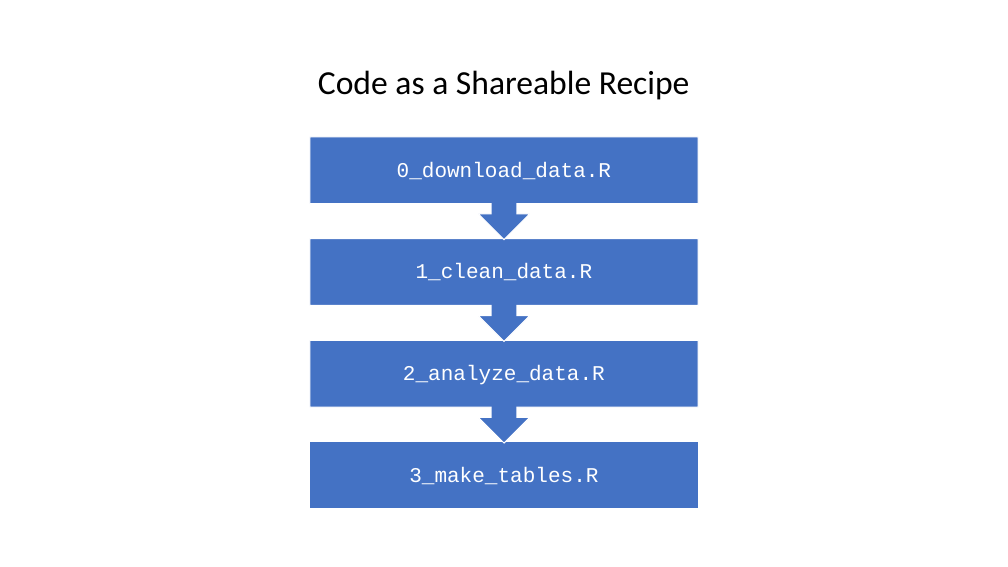
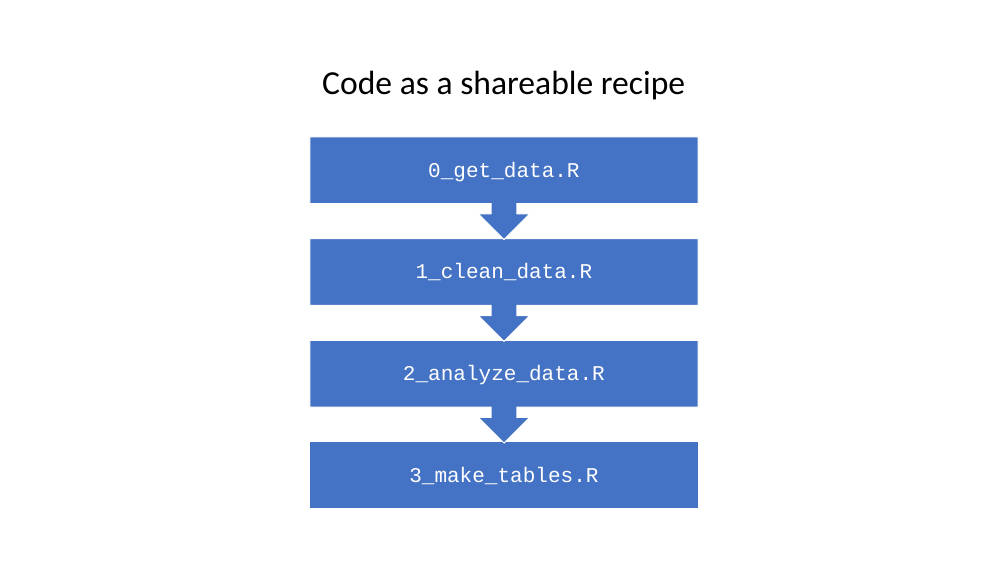
Before and after one commit to CenterOnBudget/r-intro-training, a slide deck: slide 7 of slides/intro_slides.pptx. Drawn at 1008x567 pixels with LibreOffice and Linux fonts; fonts in the diff are those of the drawing. Boxes give left, top, right and bottom in pixels: in the first picture for what was removed or moved away, otherwise in the second. Text is boxed around its words. In the diff, an @@ line names an element or a change of style, - is before the commit and + after.

```diff
--- a/slides/intro_slides.pptx
+++ b/slides/intro_slides.pptx
@@ text at (322,70,685,100): text changed @@
-Code as a Shareable Recipe
+Code as a shareable recipe
@@ text at (428,162,579,182): text changed @@
-0_download_data.R
+0_get_data.R
```
Also in this commit, not shown: 5 other slides changed.
